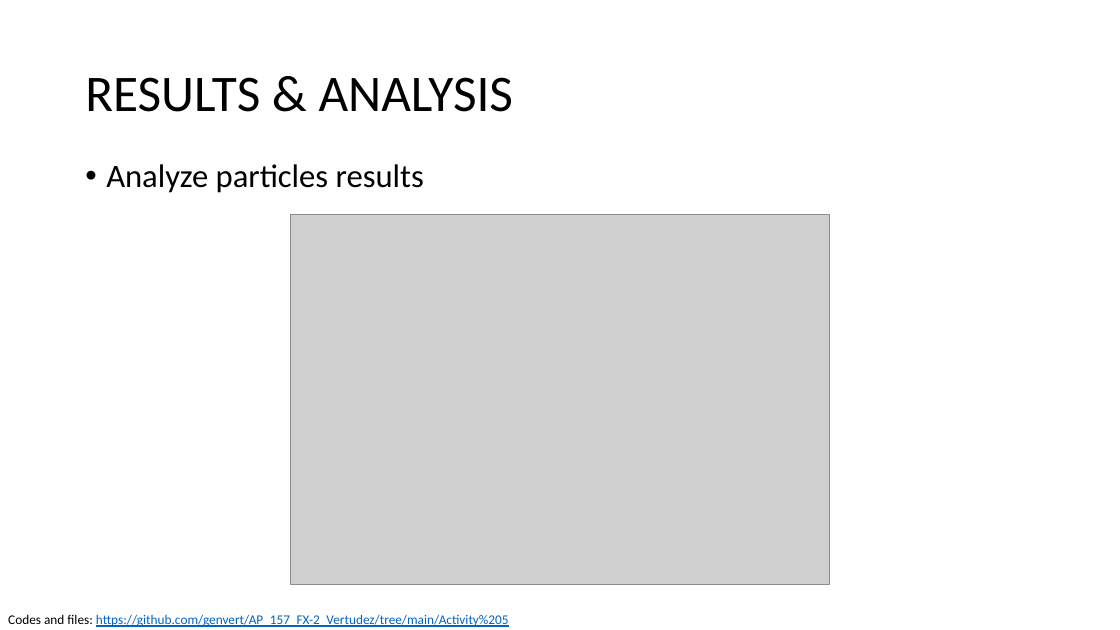
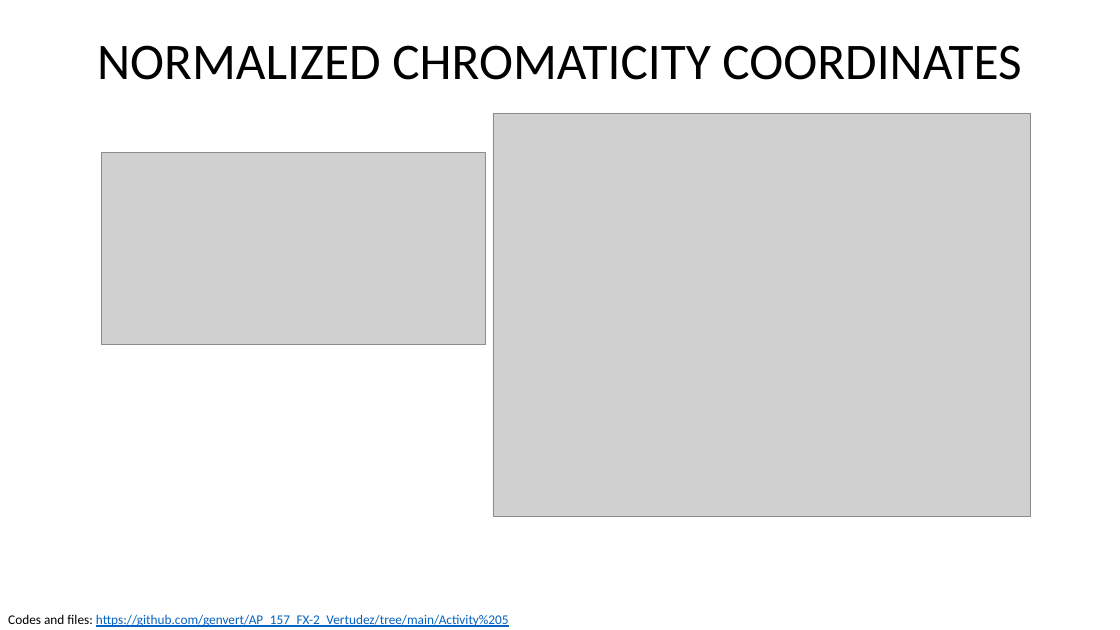
Before and after one commit to genvert/AP_157_FX-2_Vertudez, a slide deck: slide 5 of Activity 5/Vertudez_Activity_5_Report.pptx (slide 12 before the commit). Drawn at 1120x630 pixels with LibreOffice and Linux fonts; fonts in the diff are those of the drawing; grey boxes stand for pictures. Boxes give left, top, right and bottom in pixels: in the first picture for what was removed or moved away, otherwise in the second. Text is boxed around its words. In the diff, an @@ line names an element or a change of style, - is before the commit and + after.

```diff
--- a/Activity 5/Vertudez_Activity_5_Report.pptx
+++ b/Activity 5/Vertudez_Activity_5_Report.pptx
@@ title added at [97, 45, 1021, 80], 44 pt, text #000000 @@
+NORMALIZED CHROMATICITY COORDINATES
@@ title removed at [85, 77, 514, 112] @@
-RESULTS & ANALYSIS
@@ picture added at [493, 113, 1031, 517] @@
@@ picture added at [101, 153, 486, 345] @@
@@ text removed at [106, 164, 424, 193] @@
-• Analyze particles results
@@ picture removed at [291, 215, 829, 585] @@
```
Also in this commit, not shown: 8 other slides changed, 5 slides removed, 1 other file.
